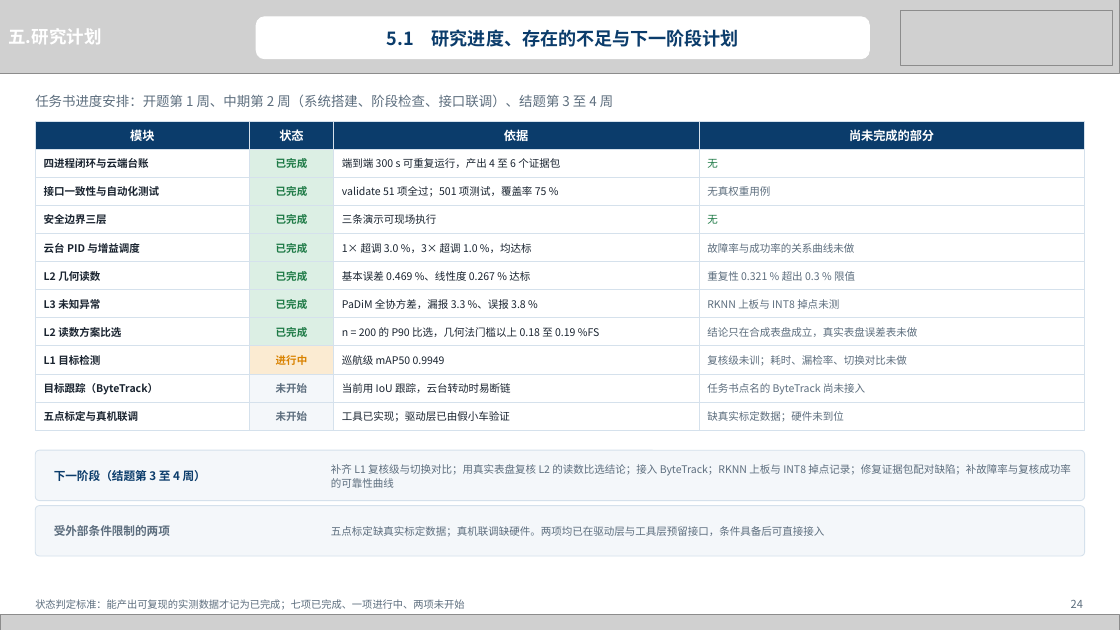
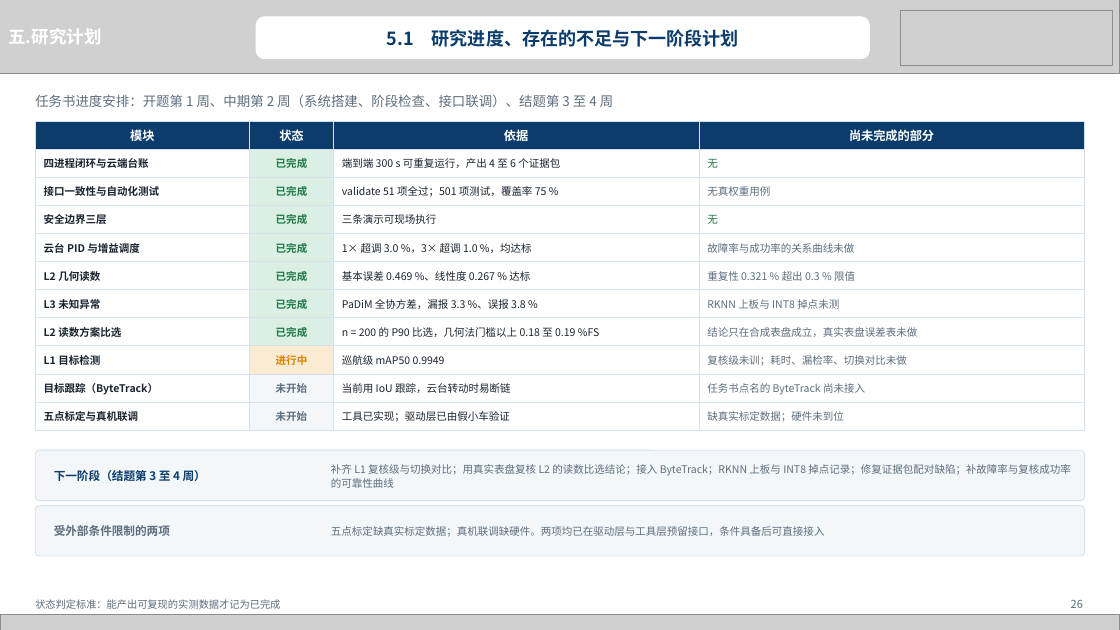
Before and after one commit to heizitalk666/2026summer, a slide deck: slide 26 of deliverables/中期答辩.pptx (slide 24 before the commit). Drawn at 1120x630 pixels with LibreOffice and Linux fonts; fonts in the diff are those of the drawing; grey boxes stand for pictures. Boxes give left, top, right and bottom in pixels: in the first picture for what was removed or moved away, otherwise in the second. Text is boxed around its words. In the diff, an @@ line names an element or a change of style, - is before the commit and + after.

```diff
--- a/deliverables/中期答辩.pptx
+++ b/deliverables/中期答辩.pptx
@@ text at [35, 599, 280, 609]: text changed @@
-状态判定标准：能产出可复现的实测数据才记为已完成；七项已完成、一项进行中、两项未开始
+状态判定标准：能产出可复现的实测数据才记为已完成
@@ text at [1071, 600, 1083, 608]: text changed @@
-24
+26
```
Also in this commit, not shown: 21 other slides changed, 2 slides added, 4 other files.
